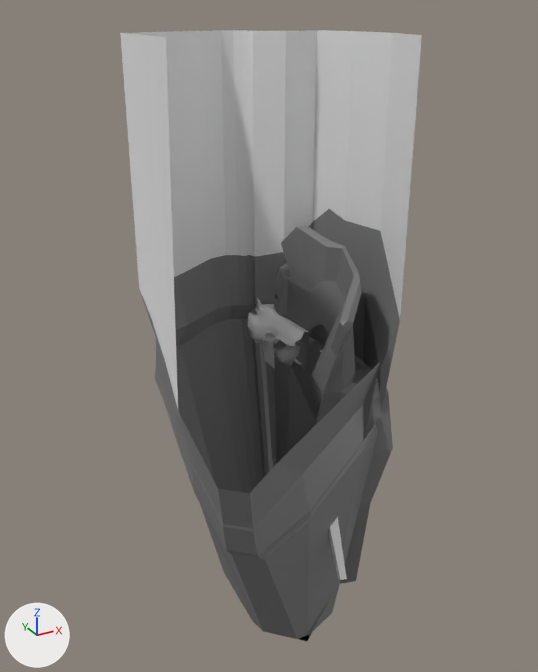
Renders of the glTF model glb/Forest.glb from each side of a commit.
Both versions are drawn from a 50 mm lens placed at (-176.0, -294.0, 159.0), pointed at (-20.0, -10.0, 17.0). The axes (+X, +Y, +Z) are drawn at lower left. The lights are the same throughout. Where no turn or scale is listed for an object, it has been applied to the vertices.

Objects in the first picture: 'Outer-cliff-col', 'Outer-cliff.001-col'.
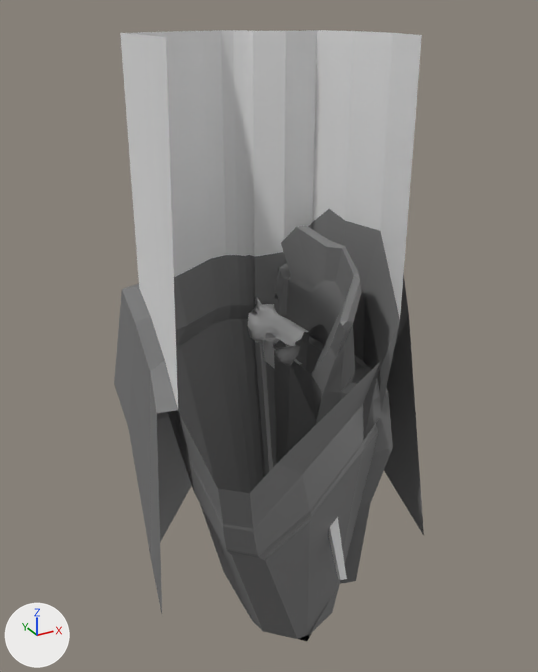
The change in detail:
Mesh me_plane_028 is new.
It has 93 vertices, 146 faces and spans x -90.0..50.0, y -66.0..62.0, z -107.0..72.0.
It uses material mat_stone (grey #777777).
Object 'Outer-cliff.004-col' (ob_outer_cliff_004_col) is new; it shows me_plane_028.
Its location is (0.0, 0.0, 0.0).

Location of each change, (x1, y1, x2, y2) in pixels of the pictures (538 x 672 px):
'Outer-cliff.004-col', added: after (114, 274, 424, 614)
'Dead-tree-col', unchanged, uncovered by the edit: after (248, 297, 309, 346)
